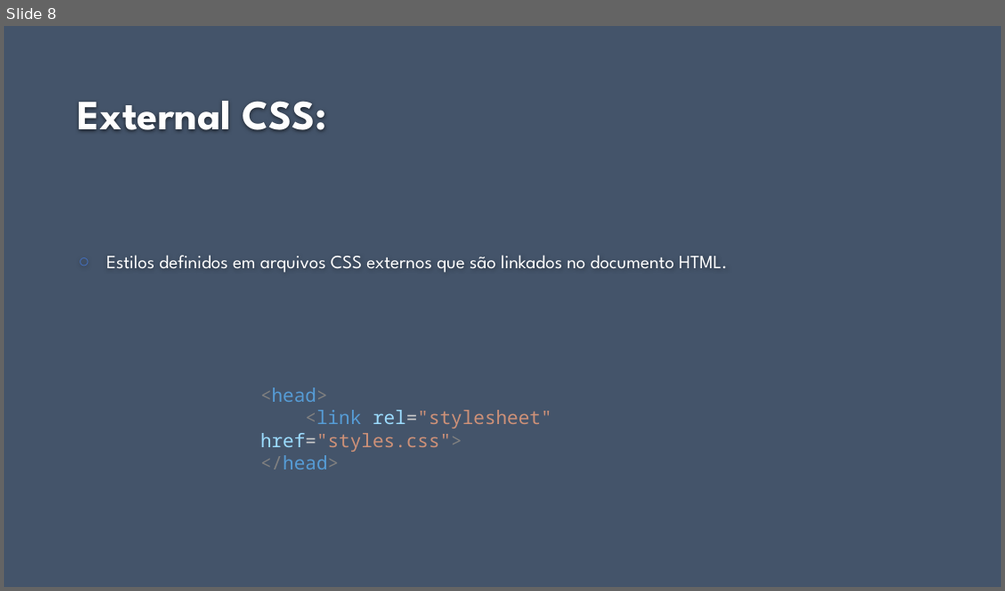
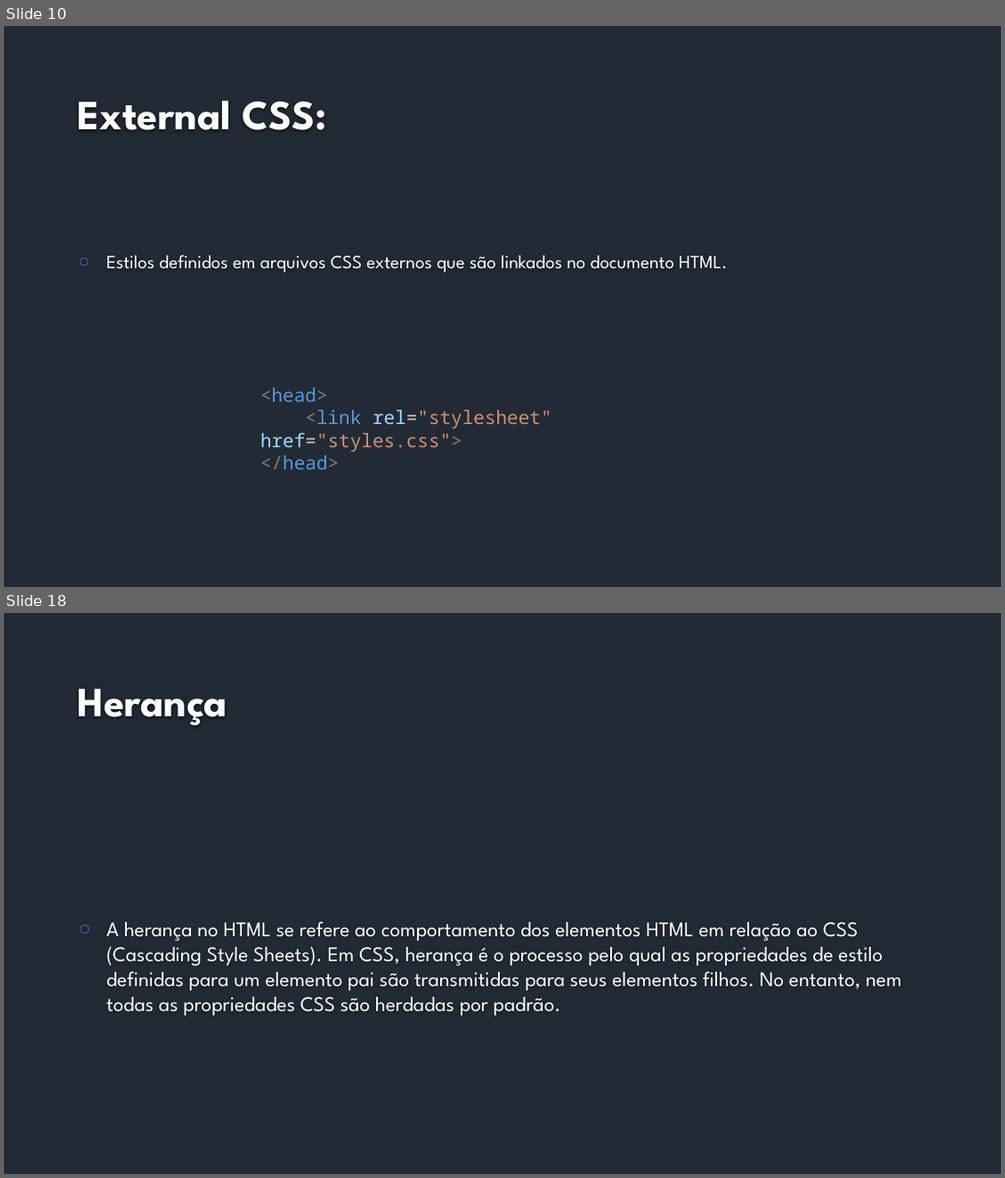
Before and after one commit to fabio-sudo/Curso_JS, a slide deck: HTML_CSS/Material_Html/Intermediário/7 - CSS.pptx. Shown one above the other, each under a label of ours: slide 8 before the commit, slides 10 and 18 after it; the slides between them are not shown. The pictures are 1005x591 and 1005x1178 pixels, drawn with LibreOffice and Linux fonts; fonts in the diff are those of the drawing; background and template pictures are left out. Boxes give left, top, right and bottom in pixels: in the first picture for what was removed or moved away, otherwise in the second. Text is boxed around its words. In the diff, an @@ line names an element or a change of style, - is before the commit and + after.

```diff
--- a/HTML_CSS/Material_Html/Intermediário/7 - CSS.pptx
+++ b/HTML_CSS/Material_Html/Intermediário/7 - CSS.pptx
@@ slide 18 added at (4,613,1001,1174), background #222A35 @@
@@ title added at (78,689,227,725), 40 pt, text #FEFEFE, bold @@
+Herança
@@ text added at (106,921,901,1015), 20 pt, text #FFFFFF @@
+○ A herança no HTML se refere ao comportamento dos elementos HTML em relação ao CSS (Cascading Style Sheets). Em CSS, herança é o processo pelo qual as propriedades de estilo definidas para um elemento pai são transmitidas para seus elementos filhos. No entanto, nem todas as propriedades CSS são herdadas por padrão.
@@ what was slide 8 is now slide 10 @@
@@ slide 10 changed as well @@
@@ background #44546A to #222A35 @@
```
Also in this commit, not shown: 7 other slides changed, 9 other slides added, 8 other files.
